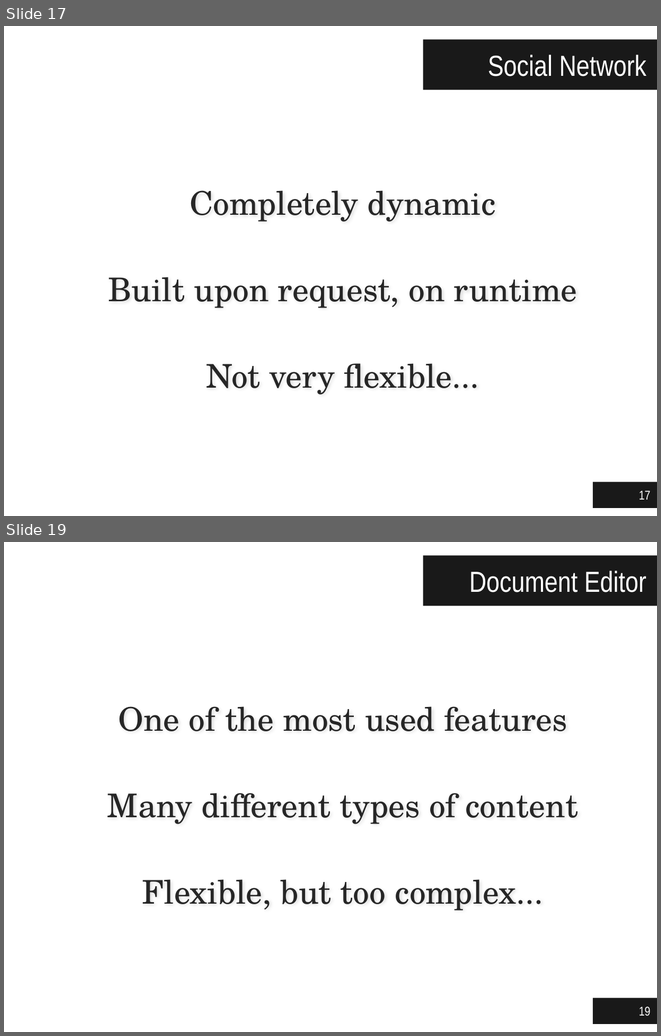
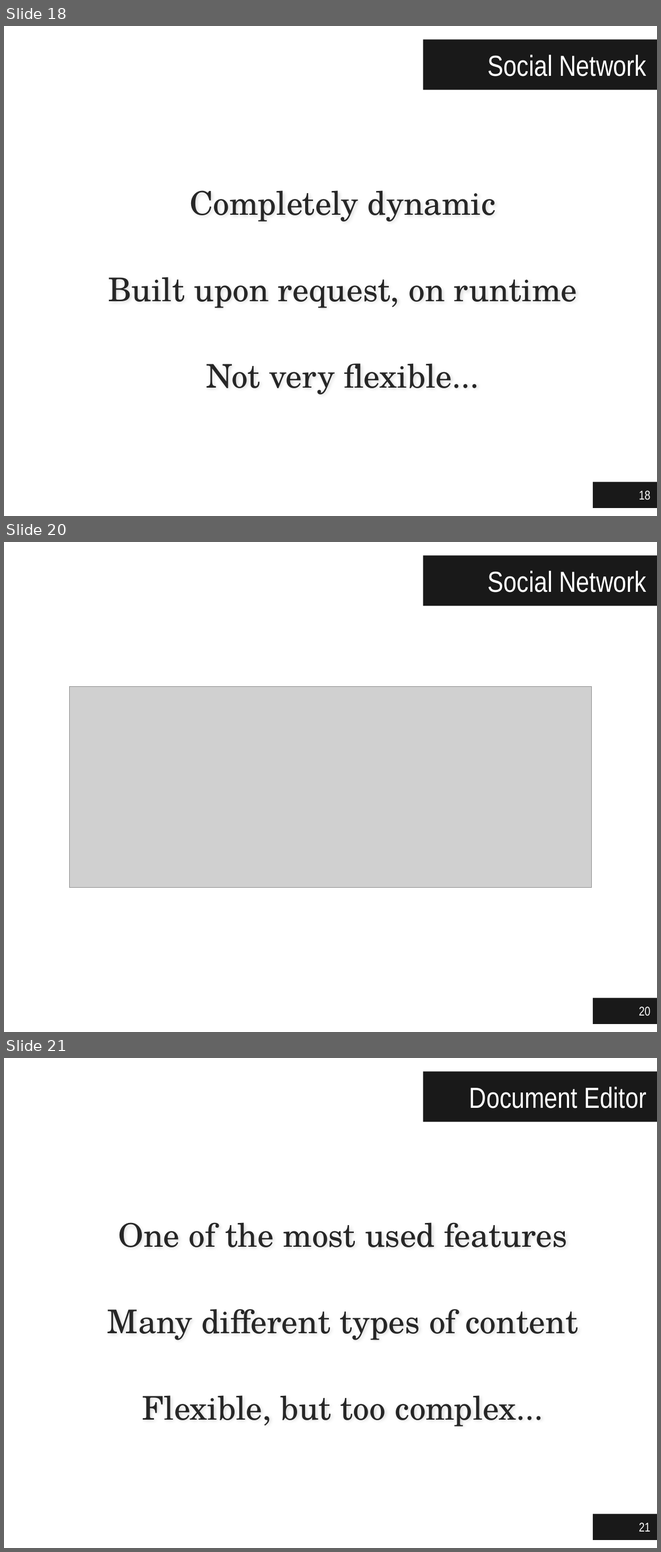
Before and after one commit to jgradim/thesis, a slide deck: presentations/jgradim-presentation.pptx. Shown one above the other, each under a label of ours: slides 17 and 19 before the commit, slides 18, 20 and 21 after it; the slides between them are not shown. The pictures are 661x1036 and 661x1552 pixels, drawn with LibreOffice and Linux fonts; fonts in the diff are those of the drawing; grey boxes stand for pictures. Boxes give left, top, right and bottom in pixels: in the first picture for what was removed or moved away, otherwise in the second. Text is boxed around its words. In the diff, an @@ line names an element or a change of style, - is before the commit and + after.

Commit message:
Added before/after diagrams figures

```diff
--- a/presentations/jgradim-presentation.pptx
+++ b/presentations/jgradim-presentation.pptx
@@ slide 20 added at [4, 542, 657, 1032], background #FFFFFF @@
@@ title added at [423, 556, 657, 606], fill #000000 at 90% opacity, 32 pt, text #FFFFFF @@
+Social Network
@@ picture added at [69, 686, 591, 888] @@
@@ page number added at [593, 998, 657, 1024], fill #000000 at 90% opacity, 14 pt, text #FFFFFF @@
+20
@@ what was slide 17 is now slide 18 @@
@@ page number at [639, 490, 651, 500]: text changed @@
-17
+18
@@ what was slide 19 is now slide 21 @@
@@ page number at [639, 1522, 651, 1531]: text changed @@
-19
+21
```
Also in this commit, not shown: 3 slides changed, 2 other slides added.
